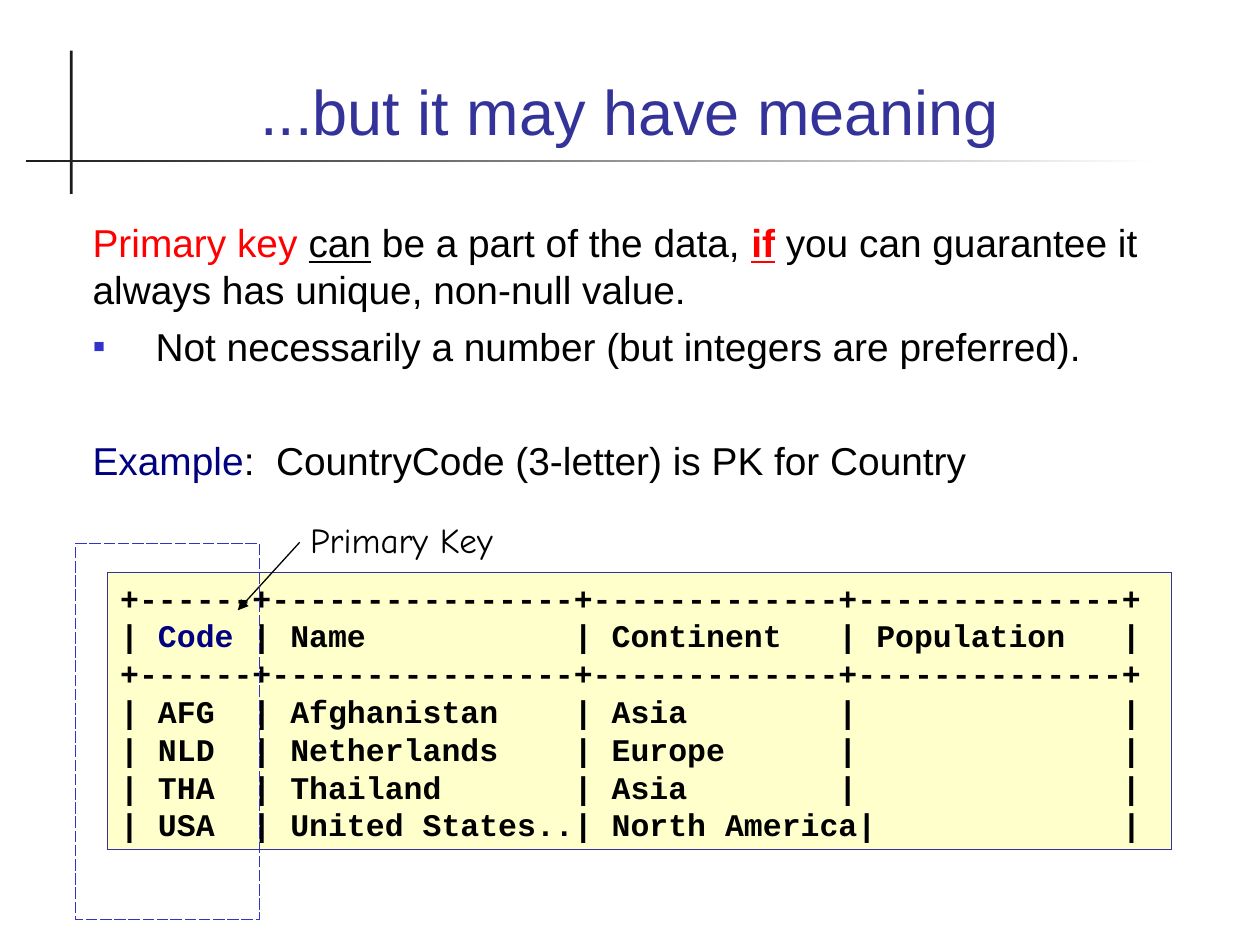
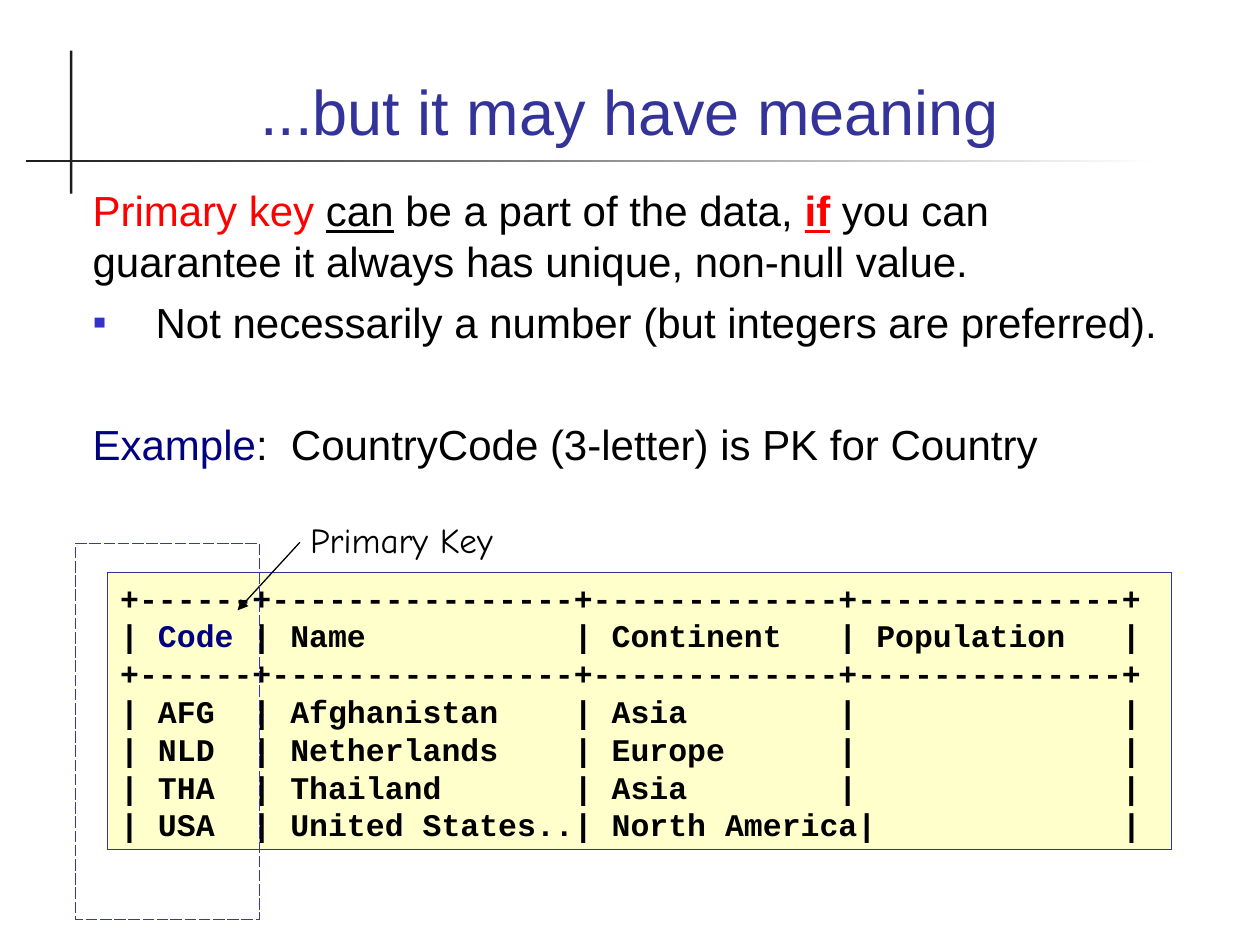
Before and after one commit to skeoop/skeoop.github.io, a slide deck: slide 8 of database/1-Database-Introduction.ppt. Drawn at 1260x945 pixels with LibreOffice and Linux fonts; fonts in the diff are those of the drawing. Boxes give left, top, right and bottom in pixels: in the first picture for what was removed or moved away, otherwise in the second. Text is boxed around its words. In the diff, an @@ line names an element or a change of style, - is before the commit and + after.

```diff
--- a/database/1-Database-Introduction.ppt
+++ b/database/1-Database-Introduction.ppt
@@ text "Primary key can be a ...": place and size @@
-text "Primary key can be a ..." at (93,229,1137,483)
+text "Primary key can be a ..." at (93,195,1157,468)
@@ text "Primary key can be a ..." at (93,195,1157,468): size 22.2 to 24 pt @@
```
Also in this commit, not shown: 8 other slides changed, 1 slide added, 7 other files.
